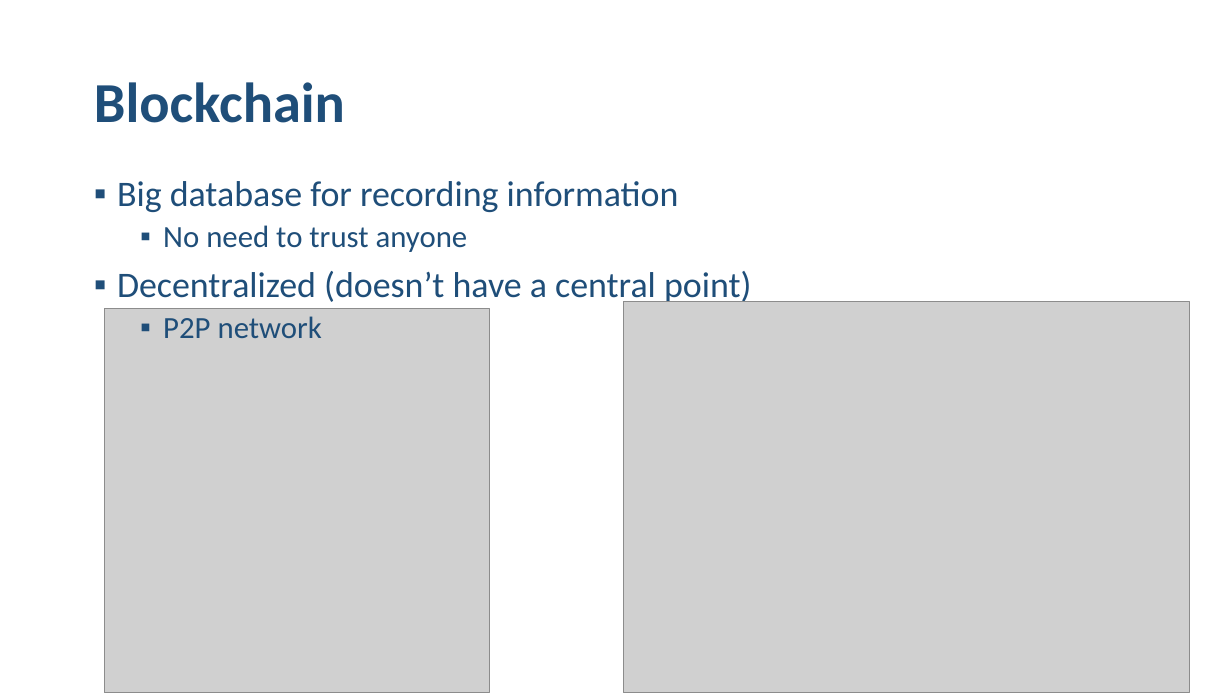
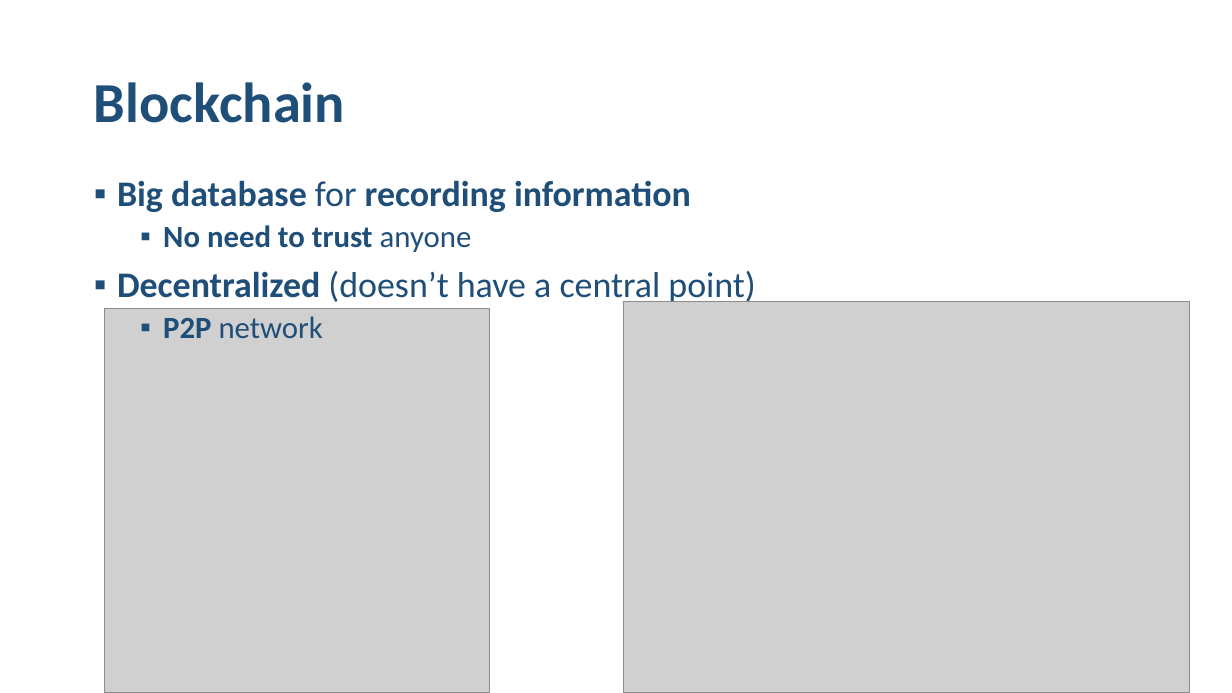
Before and after one commit to mdamyanova/Blockchain-Basics-Mini-Course, a slide deck: slide 16 of 01.Blockchain Introduction/01.Blockchain-Introduction-Presentation.pptx. Drawn at 1232x693 pixels with LibreOffice and Linux fonts; fonts in the diff are those of the drawing; grey boxes stand for pictures. Boxes give left, top, right and bottom in pixels: in the first picture for what was removed or moved away, otherwise in the second. Text is boxed around its words. In the diff, an @@ line names an element or a change of style, - is before the commit and + after.

```diff
--- a/01.Blockchain Introduction/01.Blockchain-Introduction-Presentation.pptx
+++ b/01.Blockchain Introduction/01.Blockchain-Introduction-Presentation.pptx
@@ text "Big database for recording information" at [117, 180, 755, 338]: bold on in "Big database recording information", "No need to trust", "Decentralized", "P2P" @@
```
Also in this commit, not shown: 4 other slides changed.
